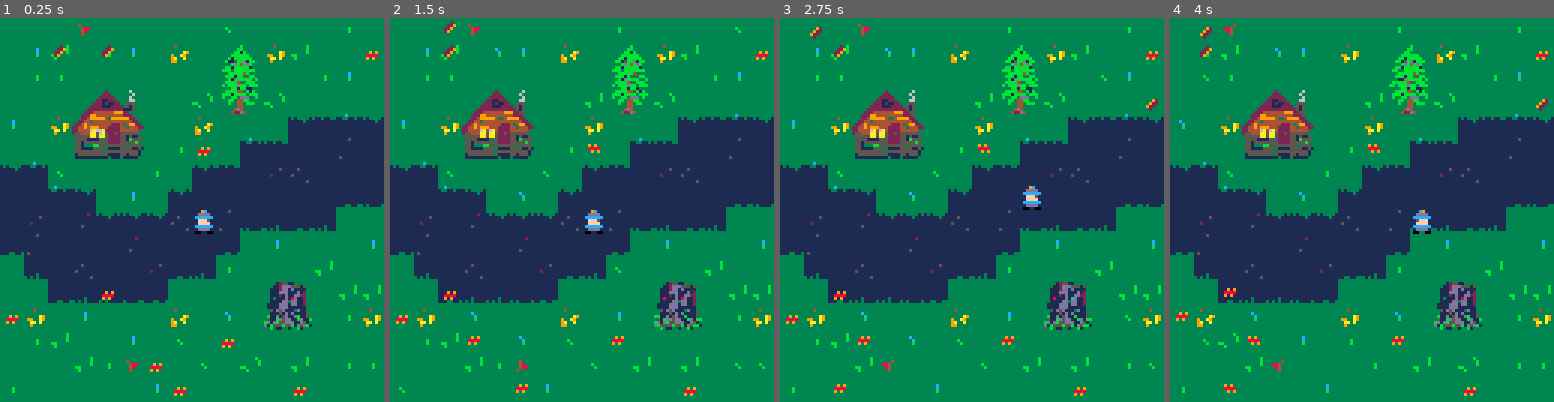
Above: before the commit, frames 1-4 (left to right).
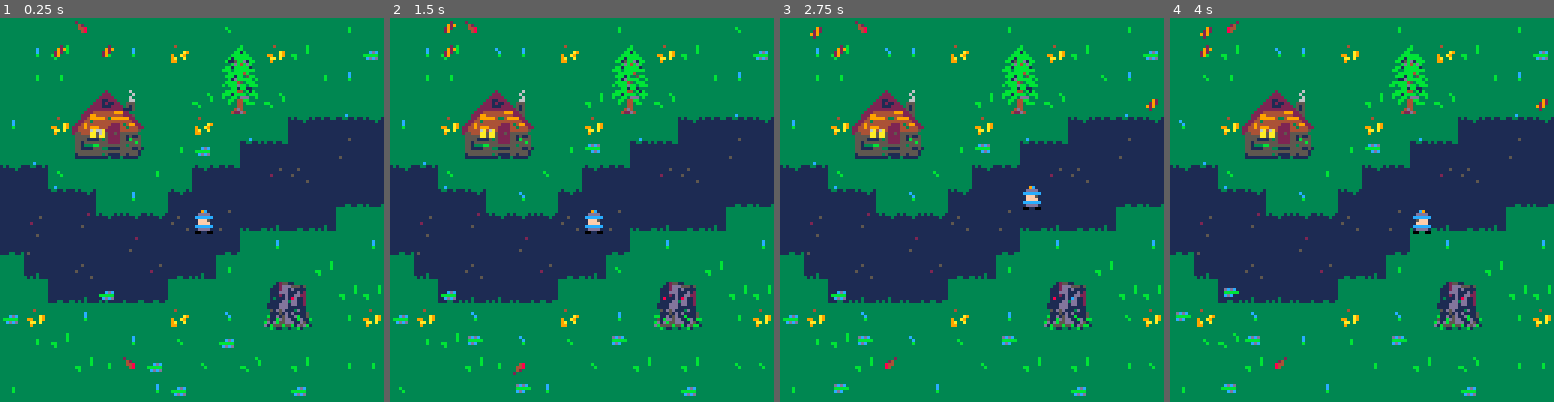
Above: after the commit, the same moments.

Repository: schoblaska/pico-8
Game: PICO-8 cartridge src/kaido.p8
The game is run twice, just before and just after one commit, with the same random seed, the same clock (stepped at 60 frames per second) and the same inputs.
Inputs:
- Up to frame 1 (0.25 s): no input
- Up to frame 2 (1.5 s): no input
- Up to frame 3 (2.75 s): hold Right 1.6-2.1 s; hold Up 2.15-2.42 s; hold Right from 2.47 s (still down)
- Up to frame 4 (4 s): release Right at 3.03 s; hold Left 3.08-3.58 s; hold Down 3.63-3.97 s

The runs differ from the first frame. In frame 1, 0.7% of the frame differs, in the area x 0-99%, y 0-99%; in frame 2, 0.7%; in frame 3, 0.7%; in frame 4, 0.7%.

Commit message:
change leaves

Diff:
--- a/src/kaido.p8
+++ b/src/kaido.p8
@@ -292,12 +292,12 @@
 00000000333333333333333333933333399333333333333333333333331111dd331111dd3dd112333dd11233000bb15b000b115bbd1bb000d1bbb00000000000
 0000000033333333333333333333333333333333333333333333333331111ddd31111ddd1dd112331dd1123300000bdb00000bdb4bdb00004bdb000000000000
 3333333300000000000000000000000000000000333333333333333331111ddd31111ddd1111113311111133000bb1bb000bb1bbbbb10000bbb1000000000000
-333333330000000000002000000000000000000033333333333333333351d5d13351d5d1113d1133113d113300bbb0bb00bb00bbbbbbb000bbbbb00000000000
-33333333000000000002290000000000004000003333c333333c33333311151d3311151d1d1111531d1111530000bbbb0000bbbbb4b00000b400000000000000
-33333333004800000022900000090900000488003333c3333333c3333b11d15dbb11d15d11db115311b11153000bbb1b000bbb1bb05bb000005bb00000000000
-33333333004900000029000000888800000480003333b3333333b3333511bd5d351bdd5dd11bd11bd11bd1bb0000b1db000011dbbbbb0b00bbb00b0000000000
-33333333009400000000000000909000000400003333333333333333bd1db55dbd1db55ddd11d513dd11d513000bbbb400bbbbb450bbb00050bbb00000000000
-33333333000000000000000000000000000000003333333333333333d1b555b5db5555b55b1d5db15b1d5bb100b0bbbd0bb0bbbdbb0bbb00bb0bbb0000000000
+333333330000000000002000000000000200000033333333333333333351d5d13351d5d1113d1133113d113300bbb0bb00bb00bbbbbbb000bbbbb00000000000
+33333333000200000009290000000000004200003333c333333c33333311151d3311151d1d1111531d1111530000bbbb0000bbbbb4b00000b400000000000000
+333333330042000000292000000cdc00004480003333c3333333c3333b11d15dbb11d15d11db115311b11153000bbb1b000bbb1bb05bb000005bb00000000000
+3333333300090000002900000bbbbb00000480003333b3333333b3333511bd5d351bdd5dd11bd11bd11bd1bb0000b1db000011dbbbbb0b00bbb00b0000000000
+33333333009490000000000000cdcd00000000003333333333333333bd1db55dbd1db55ddd11d513dd11d513000bbbb400bbbbb450bbb00050bbb00000000000
+33333333000400000000000000000000000000003333333333333333d1b555b5db5555b55b1d5db15b1d5bb100b0bbbd0bb0bbbdbb0bbb00bb0bbb0000000000
 3333333300000000000000000000000000000000333333333333333333b3113333b31133133b1333133b133300000bb100000bb1bb110000bb10000000000000
 1111111133333333333333333333333333333333333c333333c3333311111111111111110070000000000000333bbbb4333bbbb440b1b33340b1b33300000000
 111111110303333030333303300300330030033000330030033003001111111111111111070000000000000033bbb1bb3bbb11bbbb0bbb33bb0bbb3300000000
Not shown, changed: the thumbnail (__label__) section of src/kaido.p8
Not shown, changed: carts/kaido.p8.png
Not shown, changed: docs/kaido.html
Not shown, changed: docs/kaido.js
